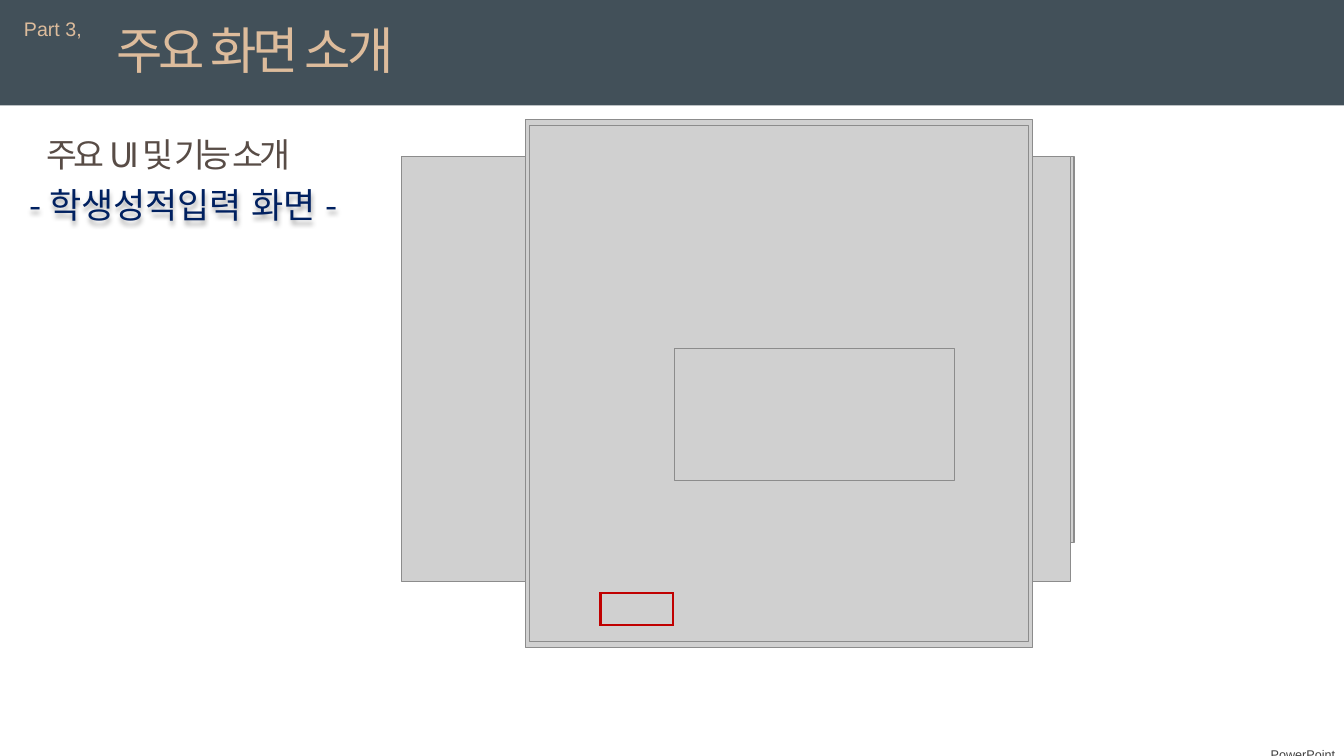
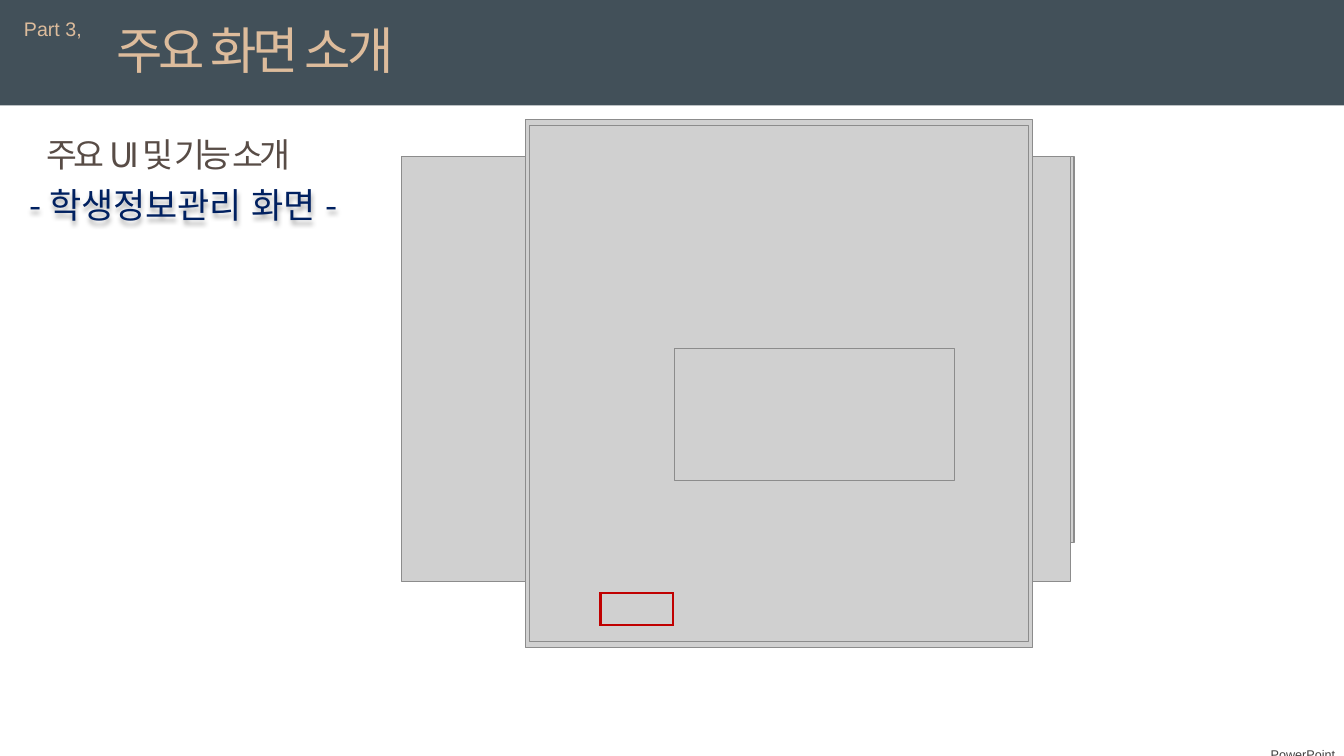
Before and after one commit to jeongmingang/stdGrade_management, a slide deck: slide 15 of 성적관리 정민강.pptx. Drawn at 1344x756 pixels with LibreOffice and Linux fonts; fonts in the diff are those of the drawing; grey boxes stand for pictures. Boxes give left, top, right and bottom in pixels: in the first picture for what was removed or moved away, otherwise in the second. Text is boxed around its words. In the diff, an @@ line names an element or a change of style, - is before the commit and + after.

```diff
--- a/성적관리 정민강.pptx
+++ b/성적관리 정민강.pptx
@@ text at box(49, 189, 316, 221): text changed @@
-- 학생성적입력 화면 -
+- 학생정보관리 화면 -
```
Also in this commit, not shown: 6 other slides changed.
